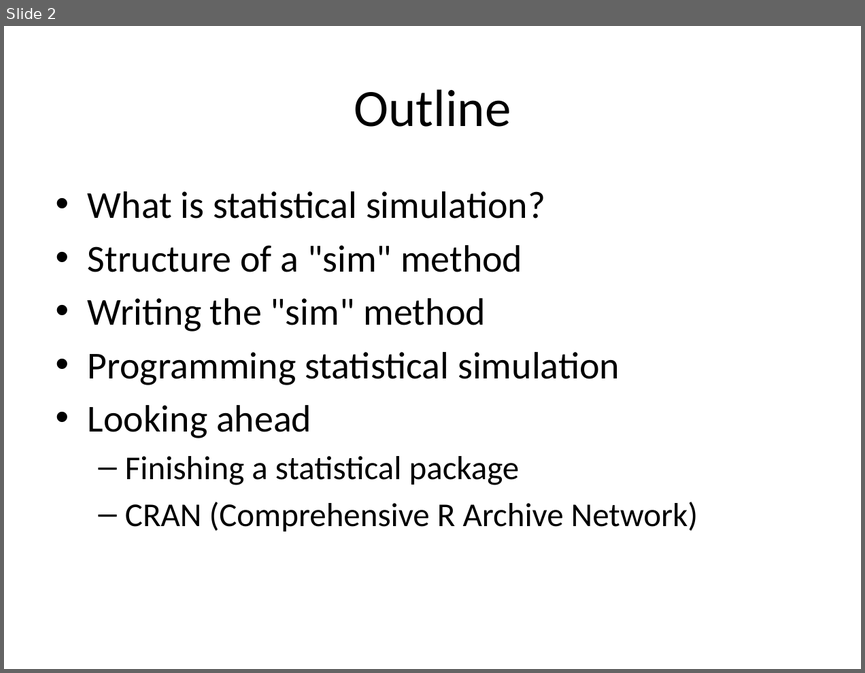
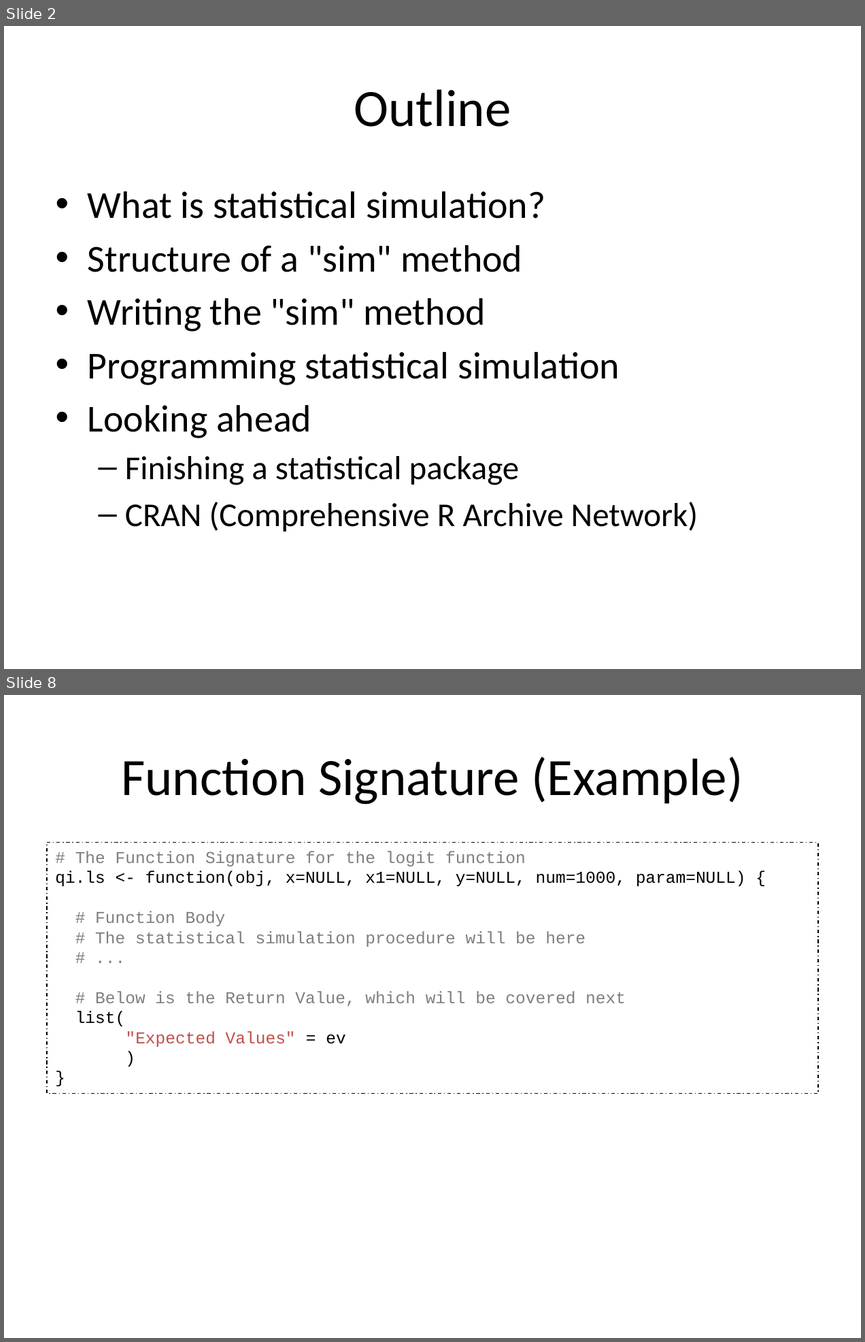
Before and after one commit to IQSS/Zelig4-Documentation, a slide deck: January-Class/Zelig_3_simulation.pptx. Shown one above the other, each under a label of ours: slide 2 before the commit, slides 2 and 8 after it; the slides between them are not shown. The pictures are 865x673 and 865x1342 pixels, drawn with LibreOffice and Linux fonts; fonts in the diff are those of the drawing. Boxes give left, top, right and bottom in pixels: in the first picture for what was removed or moved away, otherwise in the second. Text is boxed around its words. In the diff, an @@ line names an element or a change of style, - is before the commit and + after.

```diff
--- a/January-Class/Zelig_3_simulation.pptx
+++ b/January-Class/Zelig_3_simulation.pptx
@@ slide 8 added at [4,695,861,1338], background #FFFFFF @@
@@ title added at [121,757,742,804], 44 pt, text #000000 @@
+Function Signature (Example)
@@ rectangle added at [47,843,818,1093], outline #000000 0.74 pt dashed, 14 pt, text #7F7F7F @@
+# The Function Signature for the logit function
+qi.ls <- function(obj, x=NULL, x1=NULL, y=NULL, num=1000, param=NULL) {
+# Function Body
+# The statistical simulation procedure will be here
+# ...
+# Below is the Return Value, which will be covered next
+list(
+"Expected Values" = ev
+)
+}
```
Also in this commit, not shown: 8 other slides added, 1 other file.
